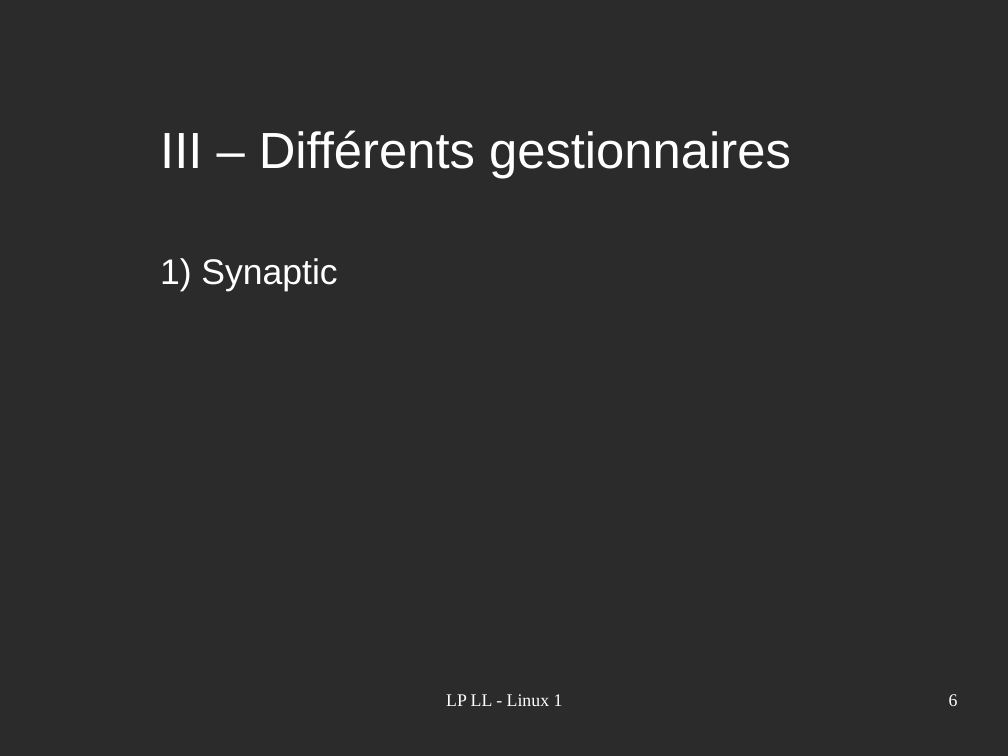
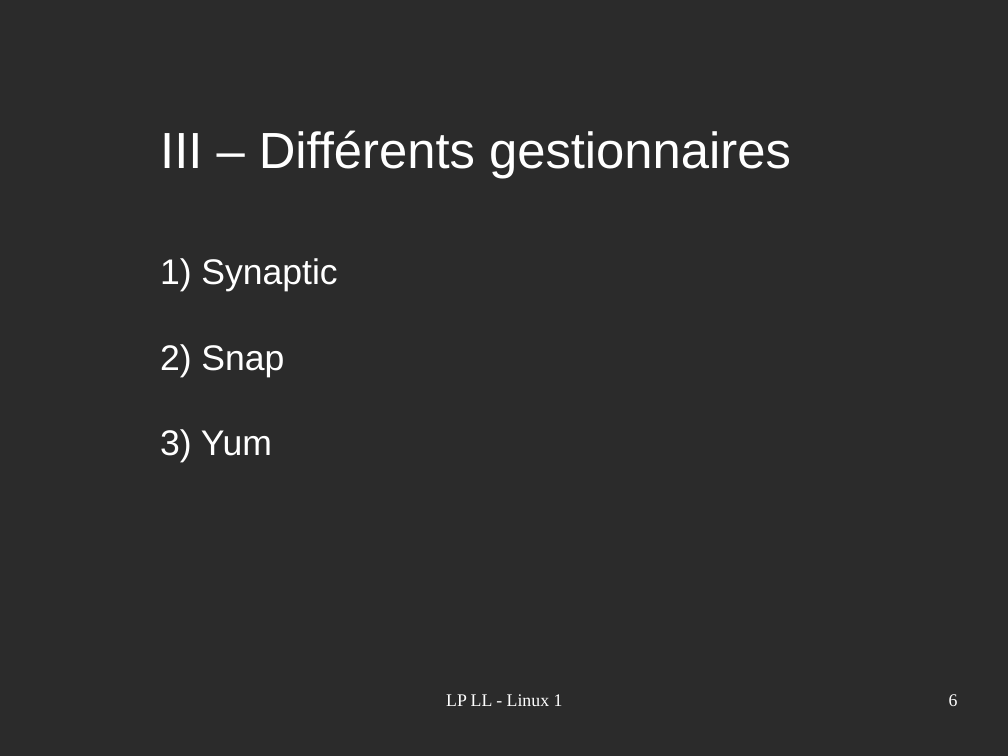
Before and after one commit to acherruau/projetlinux, a slide deck: slide 6 of Linux.odp. Drawn at 1008x756 pixels with LibreOffice and Linux fonts; fonts in the diff are those of the drawing; background and template pictures are left out; a plain dark background stands for a picture behind light text. Boxes give left, top, right and bottom in pixels: in the first picture for what was removed or moved away, otherwise in the second. Text is boxed around its words. In the diff, an @@ line names an element or a change of style, - is before the commit and + after.

```diff
--- a/Linux.odp
+++ b/Linux.odp
@@ text at <box>160,344,284,462</box>: paragraphs added @@
+2) Snap
+3) Yum
```
Also in this commit, not shown: 3 other slides changed, 2 slides removed.
